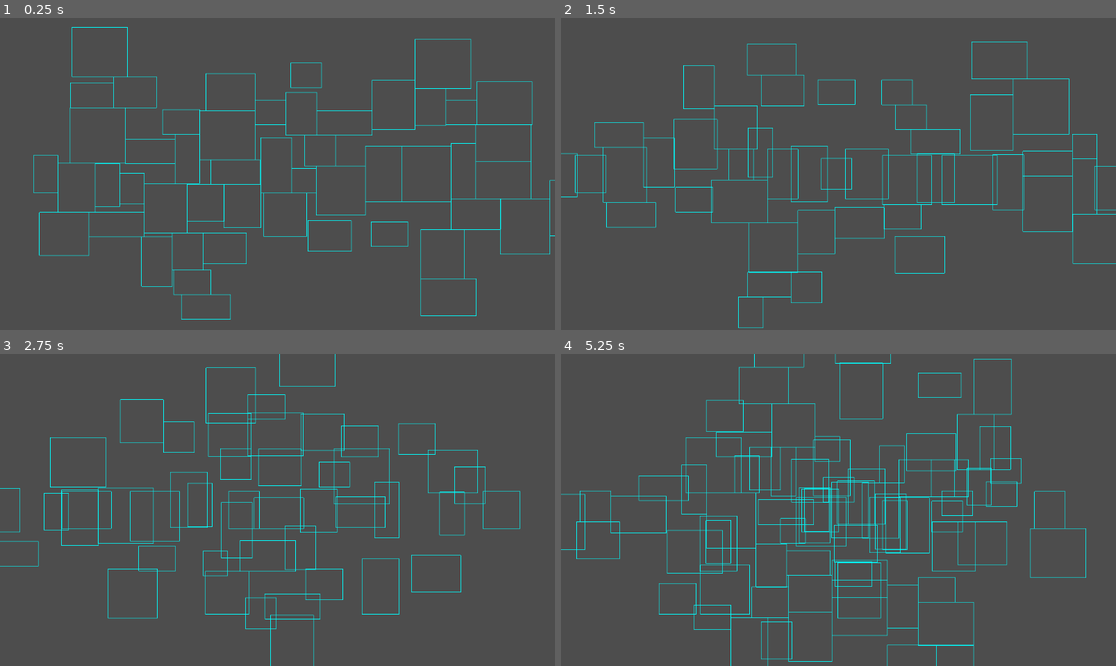
Above: before the commit, frames 1-4 (two rows, left to right).
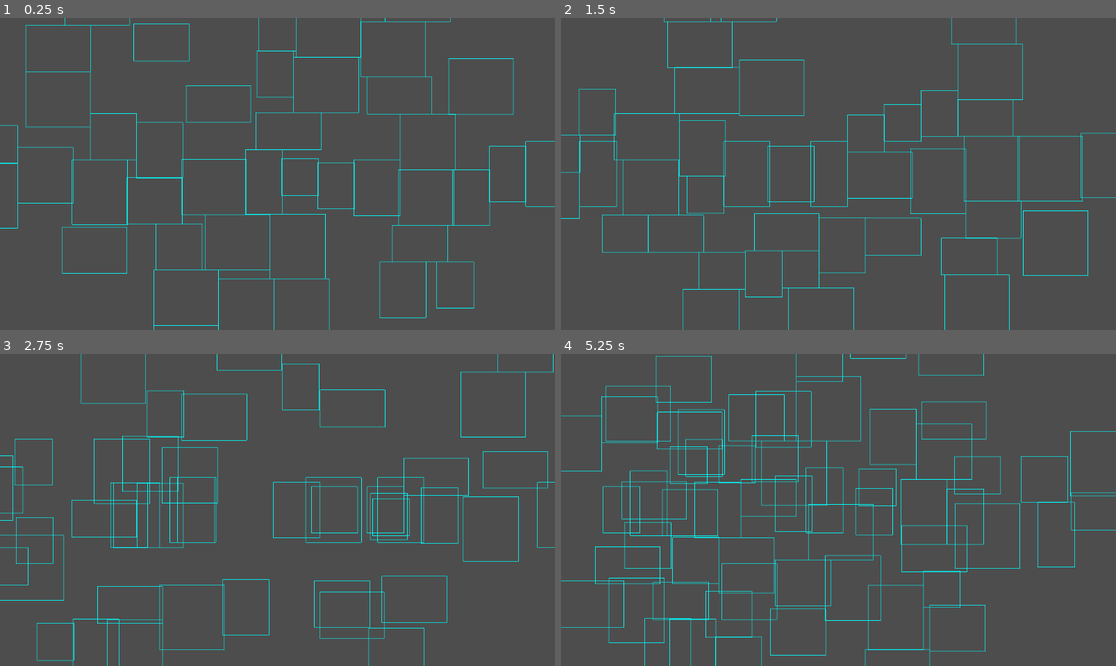
Above: after the commit, the same moments.

Repository: zamolnar/Spread-Game
Game: Godot game, scene res://scenesAndScripts/Dungeon.tscn
The game is run twice, just before and just after one commit, with the same random seed, the same clock (stepped at 60 frames per second) and the same inputs.
Inputs:
- Up to frame 1 (0.25 s): no input
- Up to frame 2 (1.5 s): hold Right (ui_right) 0.53-1.28 s; tap Space (ui_select) at 0.77 s; tap Enter at 1.25 s; hold Down (ui_down) from 1.28 s (still down)
- Up to frame 3 (2.75 s): tap Space (ui_select) at 1.52, 2 s; release Down (ui_down) at 2.03 s; hold Right (ui_right) from 2.03 s (still down)
- Up to frame 4 (5.25 s): release Right (ui_right) at 2.78 s; hold Up (ui_up) 2.78-3.53 s; tap Space (ui_select) at 3.02, 3.77, 4.25, 4.52 s; tap Enter at 3.5 s; hold Left (ui_left) 3.53-5.03 s; hold Down (ui_down) from 5.03 s (still down)

The runs differ from the first frame. In frame 1, 6.0% of the frame differs, in the area x 0-100%, y 0-100%; in frame 2, 5.4%; in frame 3, 6.7%; in frame 4, 9.5%.
Error in both runs: Invalid type in function 'add_point' in base 'AStar2D'. Cannot convert argument 2 from Nil to Vector2. (res://scenesAndScripts/Dungeon.gd:120)

Commit message:
implemented spawn... poorly
Player character can spawn on command, but he moves all stupid and cant spawn IN the map only out of the map

rooms have collision mechanics because of algo, need to have character and tilemap collision on different collision level than generation algo

also need to rig up tile map collisions

Diff:
--- a/scenesAndScripts/Dungeon.gd
+++ b/scenesAndScripts/Dungeon.gd
@@ -13,8 +13,8 @@
 var tile_size = 32		#size of tiles from tilemap
 var num_rooms = 50		#number rooms for initial generate (gets cut down later)
 var min_size = 4		#smallest possible length for width/height
-var max_size = 10		#largest possible length for width/height
-var horizontalSpread = 400		#biases horizontal generation over vertical
+var max_size = 8		#largest possible length for width/height
+var horizontalSpread = 300		#biases horizontal generation over vertical
 var theEarthquake = 0.5		#randomly destroys this percent of the rooms (providing better spread)
 
 #playMode variables
--- a/scenesAndScripts/Dungeon.tscn
+++ b/scenesAndScripts/Dungeon.tscn
@@ -6,441 +6,151 @@
 [sub_resource type="TileSetAtlasSource" id="TileSetAtlasSource_3ql7h"]
 texture = ExtResource("2_1rrfo")
 0:0/0 = 0
-0:0/0/physics_layer_0/linear_velocity = Vector2(0, 0)
-0:0/0/physics_layer_0/angular_velocity = 0.0
 1:0/0 = 0
-1:0/0/physics_layer_0/linear_velocity = Vector2(0, 0)
-1:0/0/physics_layer_0/angular_velocity = 0.0
 2:0/0 = 0
-2:0/0/physics_layer_0/linear_velocity = Vector2(0, 0)
-2:0/0/physics_layer_0/angular_velocity = 0.0
 3:0/0 = 0
-3:0/0/physics_layer_0/linear_velocity = Vector2(0, 0)
-3:0/0/physics_layer_0/angular_velocity = 0.0
 4:0/0 = 0
-4:0/0/physics_layer_0/linear_velocity = Vector2(0, 0)
-4:0/0/physics_layer_0/angular_velocity = 0.0
 6:0/0 = 0
-6:0/0/physics_layer_0/linear_velocity = Vector2(0, 0)
-6:0/0/physics_layer_0/angular_velocity = 0.0
 7:0/0 = 0
-7:0/0/physics_layer_0/linear_velocity = Vector2(0, 0)
-7:0/0/physics_layer_0/angular_velocity = 0.0
 8:0/0 = 0
-8:0/0/physics_layer_0/linear_velocity = Vector2(0, 0)
-8:0/0/physics_layer_0/angular_velocity = 0.0
 9:0/0 = 0
-9:0/0/physics_layer_0/linear_velocity = Vector2(0, 0)
-9:0/0/physics_layer_0/angular_velocity = 0.0
 10:0/0 = 0
-10:0/0/physics_layer_0/linear_velocity = Vector2(0, 0)
-10:0/0/physics_layer_0/angular_velocity = 0.0
 12:0/0 = 0
-12:0/0/physics_layer_0/linear_velocity = Vector2(0, 0)
-12:0/0/physics_layer_0/angular_velocity = 0.0
 13:0/0 = 0
-13:0/0/physics_layer_0/linear_velocity = Vector2(0, 0)
-13:0/0/physics_layer_0/angular_velocity = 0.0
 14:0/0 = 0
-14:0/0/physics_layer_0/linear_velocity = Vector2(0, 0)
-14:0/0/physics_layer_0/angular_velocity = 0.0
 15:0/0 = 0
-15:0/0/physics_layer_0/linear_velocity = Vector2(0, 0)
-15:0/0/physics_layer_0/angular_velocity = 0.0
 17:0/0 = 0
-17:0/0/physics_layer_0/linear_velocity = Vector2(0, 0)
-17:0/0/physics_layer_0/angular_velocity = 0.0
 18:0/0 = 0
-18:0/0/physics_layer_0/linear_velocity = Vector2(0, 0)
-18:0/0/physics_layer_0/angular_velocity = 0.0
 19:0/0 = 0
-19:0/0/physics_layer_0/linear_velocity = Vector2(0, 0)
-19:0/0/physics_layer_0/angular_velocity = 0.0
 0:1/0 = 0
-0:1/0/physics_layer_0/linear_velocity = Vector2(0, 0)
-0:1/0/physics_layer_0/angular_velocity = 0.0
 1:1/0 = 0
-1:1/0/physics_layer_0/linear_velocity = Vector2(0, 0)
-1:1/0/physics_layer_0/angular_velocity = 0.0
-1:1/0/physics_layer_0/polygon_0/points = PackedVector2Array(-8, -8, 8, -8, 8, 8, -8, 8)
 2:1/0 = 0
-2:1/0/physics_layer_0/linear_velocity = Vector2(0, 0)
-2:1/0/physics_layer_0/angular_velocity = 0.0
 3:1/0 = 0
-3:1/0/physics_layer_0/linear_velocity = Vector2(0, 0)
-3:1/0/physics_layer_0/angular_velocity = 0.0
 4:1/0 = 0
-4:1/0/physics_layer_0/linear_velocity = Vector2(0, 0)
-4:1/0/physics_layer_0/angular_velocity = 0.0
 6:1/0 = 0
-6:1/0/physics_layer_0/linear_velocity = Vector2(0, 0)
-6:1/0/physics_layer_0/angular_velocity = 0.0
 7:1/0 = 0
-7:1/0/physics_layer_0/linear_velocity = Vector2(0, 0)
-7:1/0/physics_layer_0/angular_velocity = 0.0
 8:1/0 = 0
-8:1/0/physics_layer_0/linear_velocity = Vector2(0, 0)
-8:1/0/physics_layer_0/angular_velocity = 0.0
 9:1/0 = 0
-9:1/0/physics_layer_0/linear_velocity = Vector2(0, 0)
-9:1/0/physics_layer_0/angular_velocity = 0.0
 10:1/0 = 0
-10:1/0/physics_layer_0/linear_velocity = Vector2(0, 0)
-10:1/0/physics_layer_0/angular_velocity = 0.0
 12:1/0 = 0
-12:1/0/physics_layer_0/linear_velocity = Vector2(0, 0)
-12:1/0/physics_layer_0/angular_velocity = 0.0
 13:1/0 = 0
-13:1/0/physics_layer_0/linear_velocity = Vector2(0, 0)
-13:1/0/physics_layer_0/angular_velocity = 0.0
 14:1/0 = 0
-14:1/0/physics_layer_0/linear_velocity = Vector2(0, 0)
-14:1/0/physics_layer_0/angular_velocity = 0.0
 15:1/0 = 0
-15:1/0/physics_layer_0/linear_velocity = Vector2(0, 0)
-15:1/0/physics_layer_0/angular_velocity = 0.0
 17:1/0 = 0
-17:1/0/physics_layer_0/linear_velocity = Vector2(0, 0)
-17:1/0/physics_layer_0/angular_velocity = 0.0
 18:1/0 = 0
-18:1/0/physics_layer_0/linear_velocity = Vector2(0, 0)
-18:1/0/physics_layer_0/angular_velocity = 0.0
 19:1/0 = 0
-19:1/0/physics_layer_0/linear_velocity = Vector2(0, 0)
-19:1/0/physics_layer_0/angular_velocity = 0.0
 0:2/0 = 0
-0:2/0/physics_layer_0/linear_velocity = Vector2(0, 0)
-0:2/0/physics_layer_0/angular_velocity = 0.0
 1:2/0 = 0
-1:2/0/physics_layer_0/linear_velocity = Vector2(0, 0)
-1:2/0/physics_layer_0/angular_velocity = 0.0
 2:2/0 = 0
-2:2/0/physics_layer_0/linear_velocity = Vector2(0, 0)
-2:2/0/physics_layer_0/angular_velocity = 0.0
 6:2/0 = 0
-6:2/0/physics_layer_0/linear_velocity = Vector2(0, 0)
-6:2/0/physics_layer_0/angular_velocity = 0.0
 7:2/0 = 0
-7:2/0/physics_layer_0/linear_velocity = Vector2(0, 0)
-7:2/0/physics_layer_0/angular_velocity = 0.0
 8:2/0 = 0
-8:2/0/physics_layer_0/linear_velocity = Vector2(0, 0)
-8:2/0/physics_layer_0/angular_velocity = 0.0
 13:2/0 = 0
-13:2/0/physics_layer_0/linear_velocity = Vector2(0, 0)
-13:2/0/physics_layer_0/angular_velocity = 0.0
 14:2/0 = 0
-14:2/0/physics_layer_0/linear_velocity = Vector2(0, 0)
-14:2/0/physics_layer_0/angular_velocity = 0.0
 15:2/0 = 0
-15:2/0/physics_layer_0/linear_velocity = Vector2(0, 0)
-15:2/0/physics_layer_0/angular_velocity = 0.0
 17:2/0 = 0
-17:2/0/physics_layer_0/linear_velocity = Vector2(0, 0)
-17:2/0/physics_layer_0/angular_velocity = 0.0
 18:2/0 = 0
-18:2/0/physics_layer_0/linear_velocity = Vector2(0, 0)
-18:2/0/physics_layer_0/angular_velocity = 0.0
 19:2/0 = 0
-19:2/0/physics_layer_0/linear_velocity = Vector2(0, 0)
-19:2/0/physics_layer_0/angular_velocity = 0.0
 0:4/0 = 0
-0:4/0/physics_layer_0/linear_velocity = Vector2(0, 0)
-0:4/0/physics_layer_0/angular_velocity = 0.0
 1:4/0 = 0
-1:4/0/physics_layer_0/linear_velocity = Vector2(0, 0)
-1:4/0/physics_layer_0/angular_velocity = 0.0
 2:4/0 = 0
-2:4/0/physics_layer_0/linear_velocity = Vector2(0, 0)
-2:4/0/physics_layer_0/angular_velocity = 0.0
 3:4/0 = 0
-3:4/0/physics_layer_0/linear_velocity = Vector2(0, 0)
-3:4/0/physics_layer_0/angular_velocity = 0.0
 4:4/0 = 0
-4:4/0/physics_layer_0/linear_velocity = Vector2(0, 0)
-4:4/0/physics_layer_0/angular_velocity = 0.0
 6:4/0 = 0
-6:4/0/physics_layer_0/linear_velocity = Vector2(0, 0)
-6:4/0/physics_layer_0/angular_velocity = 0.0
 7:4/0 = 0
-7:4/0/physics_layer_0/linear_velocity = Vector2(0, 0)
-7:4/0/physics_layer_0/angular_velocity = 0.0
 8:4/0 = 0
-8:4/0/physics_layer_0/linear_velocity = Vector2(0, 0)
-8:4/0/physics_layer_0/angular_velocity = 0.0
 9:4/0 = 0
-9:4/0/physics_layer_0/linear_velocity = Vector2(0, 0)
-9:4/0/physics_layer_0/angular_velocity = 0.0
 10:4/0 = 0
-10:4/0/physics_layer_0/linear_velocity = Vector2(0, 0)
-10:4/0/physics_layer_0/angular_velocity = 0.0
 12:4/0 = 0
-12:4/0/physics_layer_0/linear_velocity = Vector2(0, 0)
-12:4/0/physics_layer_0/angular_velocity = 0.0
 13:4/0 = 0
-13:4/0/physics_layer_0/linear_velocity = Vector2(0, 0)
-13:4/0/physics_layer_0/angular_velocity = 0.0
 14:4/0 = 0
-14:4/0/physics_layer_0/linear_velocity = Vector2(0, 0)
-14:4/0/physics_layer_0/angular_velocity = 0.0
 15:4/0 = 0
-15:4/0/physics_layer_0/linear_velocity = Vector2(0, 0)
-15:4/0/physics_layer_0/angular_velocity = 0.0
 17:4/0 = 0
-17:4/0/physics_layer_0/linear_velocity = Vector2(0, 0)
-17:4/0/physics_layer_0/angular_velocity = 0.0
 18:4/0 = 0
-18:4/0/physics_layer_0/linear_velocity = Vector2(0, 0)
-18:4/0/physics_layer_0/angular_velocity = 0.0
 19:4/0 = 0
-19:4/0/physics_layer_0/linear_velocity = Vector2(0, 0)
-19:4/0/physics_layer_0/angular_velocity = 0.0
 20:4/0 = 0
-20:4/0/physics_layer_0/linear_velocity = Vector2(0, 0)
-20:4/0/physics_layer_0/angular_velocity = 0.0
 21:4/0 = 0
-21:4/0/physics_layer_0/linear_velocity = Vector2(0, 0)
-21:4/0/physics_layer_0/angular_velocity = 0.0
 0:5/0 = 0
-0:5/0/physics_layer_0/linear_velocity = Vector2(0, 0)
-0:5/0/physics_layer_0/angular_velocity = 0.0
 1:5/0 = 0
-1:5/0/physics_layer_0/linear_velocity = Vector2(0, 0)
-1:5/0/physics_layer_0/angular_velocity = 0.0
 2:5/0 = 0
-2:5/0/physics_layer_0/linear_velocity = Vector2(0, 0)
-2:5/0/physics_layer_0/angular_velocity = 0.0
 3:5/0 = 0
-3:5/0/physics_layer_0/linear_velocity = Vector2(0, 0)
-3:5/0/physics_layer_0/angular_velocity = 0.0
 4:5/0 = 0
-4:5/0/physics_layer_0/linear_velocity = Vector2(0, 0)
-4:5/0/physics_layer_0/angular_velocity = 0.0
 6:5/0 = 0
-6:5/0/physics_layer_0/linear_velocity = Vector2(0, 0)
-6:5/0/physics_layer_0/angular_velocity = 0.0
 7:5/0 = 0
-7:5/0/physics_layer_0/linear_velocity = Vector2(0, 0)
-7:5/0/physics_layer_0/angular_velocity = 0.0
 8:5/0 = 0
-8:5/0/physics_layer_0/linear_velocity = Vector2(0, 0)
-8:5/0/physics_layer_0/angular_velocity = 0.0
 9:5/0 = 0
-9:5/0/physics_layer_0/linear_velocity = Vector2(0, 0)
-9:5/0/physics_layer_0/angular_velocity = 0.0
 10:5/0 = 0
-10:5/0/physics_layer_0/linear_velocity = Vector2(0, 0)
-10:5/0/physics_layer_0/angular_velocity = 0.0
 12:5/0 = 0
-12:5/0/physics_layer_0/linear_velocity = Vector2(0, 0)
-12:5/0/physics_layer_0/angular_velocity = 0.0
 13:5/0 = 0
-13:5/0/physics_layer_0/linear_velocity = Vector2(0, 0)
-13:5/0/physics_layer_0/angular_velocity = 0.0
 14:5/0 = 0
-14:5/0/physics_layer_0/linear_velocity = Vector2(0, 0)
-14:5/0/physics_layer_0/angular_velocity = 0.0
 15:5/0 = 0
-15:5/0/physics_layer_0/linear_velocity = Vector2(0, 0)
-15:5/0/physics_layer_0/angular_velocity = 0.0
 17:5/0 = 0
-17:5/0/physics_layer_0/linear_velocity = Vector2(0, 0)
-17:5/0/physics_layer_0/angular_velocity = 0.0
 18:5/0 = 0
-18:5/0/physics_layer_0/linear_velocity = Vector2(0, 0)
-18:5/0/physics_layer_0/angular_velocity = 0.0
 19:5/0 = 0
-19:5/0/physics_layer_0/linear_velocity = Vector2(0, 0)
-19:5/0/physics_layer_0/angular_velocity = 0.0
 20:5/0 = 0
-20:5/0/physics_layer_0/linear_velocity = Vector2(0, 0)
-20:5/0/physics_layer_0/angular_velocity = 0.0
 21:5/0 = 0
-21:5/0/physics_layer_0/linear_velocity = Vector2(0, 0)
-21:5/0/physics_layer_0/angular_velocity = 0.0
 0:6/0 = 0
-0:6/0/physics_layer_0/linear_velocity = Vector2(0, 0)
-0:6/0/physics_layer_0/angular_velocity = 0.0
 1:6/0 = 0
-1:6/0/physics_layer_0/linear_velocity = Vector2(0, 0)
-1:6/0/physics_layer_0/angular_velocity = 0.0
 2:6/0 = 0
-2:6/0/physics_layer_0/linear_velocity = Vector2(0, 0)
-2:6/0/physics_layer_0/angular_velocity = 0.0
 6:6/0 = 0
-6:6/0/physics_layer_0/linear_velocity = Vector2(0, 0)
-6:6/0/physics_layer_0/angular_velocity = 0.0
 7:6/0 = 0
-7:6/0/physics_layer_0/linear_velocity = Vector2(0, 0)
-7:6/0/physics_layer_0/angular_velocity = 0.0
 8:6/0 = 0
-8:6/0/physics_layer_0/linear_velocity = Vector2(0, 0)
-8:6/0/physics_layer_0/angular_velocity = 0.0
 13:6/0 = 0
-13:6/0/physics_layer_0/linear_velocity = Vector2(0, 0)
-13:6/0/physics_layer_0/angular_velocity = 0.0
 14:6/0 = 0
-14:6/0/physics_layer_0/linear_velocity = Vector2(0, 0)
-14:6/0/physics_layer_0/angular_velocity = 0.0
 15:6/0 = 0
-15:6/0/physics_layer_0/linear_velocity = Vector2(0, 0)
-15:6/0/physics_layer_0/angular_velocity = 0.0
 17:6/0 = 0
-17:6/0/physics_layer_0/linear_velocity = Vector2(0, 0)
-17:6/0/physics_layer_0/angular_velocity = 0.0
 18:6/0 = 0
-18:6/0/physics_layer_0/linear_velocity = Vector2(0, 0)
-18:6/0/physics_layer_0/angular_velocity = 0.0
 19:6/0 = 0
-19:6/0/physics_layer_0/linear_velocity = Vector2(0, 0)
-19:6/0/physics_layer_0/angular_velocity = 0.0
 0:8/0 = 0
-0:8/0/physics_layer_0/linear_velocity = Vector2(0, 0)
-0:8/0/physics_layer_0/angular_velocity = 0.0
 1:8/0 = 0
-1:8/0/physics_layer_0/linear_velocity = Vector2(0, 0)
-1:8/0/physics_layer_0/angular_velocity = 0.0
 2:8/0 = 0
-2:8/0/physics_layer_0/linear_velocity = Vector2(0, 0)
-2:8/0/physics_layer_0/angular_velocity = 0.0
 3:8/0 = 0
-3:8/0/physics_layer_0/linear_velocity = Vector2(0, 0)
-3:8/0/physics_layer_0/angular_velocity = 0.0
 4:8/0 = 0
-4:8/0/physics_layer_0/linear_velocity = Vector2(0, 0)
-4:8/0/physics_layer_0/angular_velocity = 0.0
 6:8/0 = 0
-6:8/0/physics_layer_0/linear_velocity = Vector2(0, 0)
-6:8/0/physics_layer_0/angular_velocity = 0.0
 7:8/0 = 0
-7:8/0/physics_layer_0/linear_velocity = Vector2(0, 0)
-7:8/0/physics_layer_0/angular_velocity = 0.0
 8:8/0 = 0
-8:8/0/physics_layer_0/linear_velocity = Vector2(0, 0)
-8:8/0/physics_layer_0/angular_velocity = 0.0
 9:8/0 = 0
-9:8/0/physics_layer_0/linear_velocity = Vector2(0, 0)
-9:8/0/physics_layer_0/angular_velocity = 0.0
 10:8/0 = 0
-10:8/0/physics_layer_0/linear_velocity = Vector2(0, 0)
-10:8/0/physics_layer_0/angular_velocity = 0.0
 12:8/0 = 0
-12:8/0/physics_layer_0/linear_velocity = Vector2(0, 0)
-12:8/0/physics_layer_0/angular_velocity = 0.0
 13:8/0 = 0
-13:8/0/physics_layer_0/linear_velocity = Vector2(0, 0)
-13:8/0/physics_layer_0/angular_velocity = 0.0
 14:8/0 = 0
-14:8/0/physics_layer_0/linear_velocity = Vector2(0, 0)
-14:8/0/physics_layer_0/angular_velocity = 0.0
 15:8/0 = 0
-15:8/0/physics_layer_0/linear_velocity = Vector2(0, 0)
-15:8/0/physics_layer_0/angular_velocity = 0.0
 17:8/0 = 0
-17:8/0/physics_layer_0/linear_velocity = Vector2(0, 0)
-17:8/0/physics_layer_0/angular_velocity = 0.0
 18:8/0 = 0
-18:8/0/physics_layer_0/linear_velocity = Vector2(0, 0)
-18:8/0/physics_layer_0/angular_velocity = 0.0
 19:8/0 = 0
-19:8/0/physics_layer_0/linear_velocity = Vector2(0, 0)
-19:8/0/physics_layer_0/angular_velocity = 0.0
 20:8/0 = 0
-20:8/0/physics_layer_0/linear_velocity = Vector2(0, 0)
-20:8/0/physics_layer_0/angular_velocity = 0.0
 0:9/0 = 0
-0:9/0/physics_layer_0/linear_velocity = Vector2(0, 0)
-0:9/0/physics_layer_0/angular_velocity = 0.0
 1:9/0 = 0
-1:9/0/physics_layer_0/linear_velocity = Vector2(0, 0)
-1:9/0/physics_layer_0/angular_velocity = 0.0
 2:9/0 = 0
-2:9/0/physics_layer_0/linear_velocity = Vector2(0, 0)
-2:9/0/physics_layer_0/angular_velocity = 0.0
 3:9/0 = 0
-3:9/0/physics_layer_0/linear_velocity = Vector2(0, 0)
-3:9/0/physics_layer_0/angular_velocity = 0.0
 4:9/0 = 0
-4:9/0/physics_layer_0/linear_velocity = Vector2(0, 0)
-4:9/0/physics_layer_0/angular_velocity = 0.0
 6:9/0 = 0
-6:9/0/physics_layer_0/linear_velocity = Vector2(0, 0)
-6:9/0/physics_layer_0/angular_velocity = 0.0
 7:9/0 = 0
-7:9/0/physics_layer_0/linear_velocity = Vector2(0, 0)
-7:9/0/physics_layer_0/angular_velocity = 0.0
 8:9/0 = 0
-8:9/0/physics_layer_0/linear_velocity = Vector2(0, 0)
-8:9/0/physics_layer_0/angular_velocity = 0.0
 9:9/0 = 0
-9:9/0/physics_layer_0/linear_velocity = Vector2(0, 0)
-9:9/0/physics_layer_0/angular_velocity = 0.0
 10:9/0 = 0
-10:9/0/physics_layer_0/linear_velocity = Vector2(0, 0)
-10:9/0/physics_layer_0/angular_velocity = 0.0
 12:9/0 = 0
-12:9/0/physics_layer_0/linear_velocity = Vector2(0, 0)
-12:9/0/physics_layer_0/angular_velocity = 0.0
 13:9/0 = 0
-13:9/0/physics_layer_0/linear_velocity = Vector2(0, 0)
-13:9/0/physics_layer_0/angular_velocity = 0.0
 14:9/0 = 0
-14:9/0/physics_layer_0/linear_velocity = Vector2(0, 0)
-14:9/0/physics_layer_0/angular_velocity = 0.0
 15:9/0 = 0
-15:9/0/physics_layer_0/linear_velocity = Vector2(0, 0)
-15:9/0/physics_layer_0/angular_velocity = 0.0
 17:9/0 = 0
-17:9/0/physics_layer_0/linear_velocity = Vector2(0, 0)
-17:9/0/physics_layer_0/angular_velocity = 0.0
 18:9/0 = 0
-18:9/0/physics_layer_0/linear_velocity = Vector2(0, 0)
-18:9/0/physics_layer_0/angular_velocity = 0.0
 19:9/0 = 0
-19:9/0/physics_layer_0/linear_velocity = Vector2(0, 0)
-19:9/0/physics_layer_0/angular_velocity = 0.0
 20:9/0 = 0
-20:9/0/physics_layer_0/linear_velocity = Vector2(0, 0)
-20:9/0/physics_layer_0/angular_velocity = 0.0
 0:10/0 = 0
-0:10/0/physics_layer_0/linear_velocity = Vector2(0, 0)
-0:10/0/physics_layer_0/angular_velocity = 0.0
 1:10/0 = 0
-1:10/0/physics_layer_0/linear_velocity = Vector2(0, 0)
-1:10/0/physics_layer_0/angular_velocity = 0.0
 2:10/0 = 0
-2:10/0/physics_layer_0/linear_velocity = Vector2(0, 0)
-2:10/0/physics_layer_0/angular_velocity = 0.0
 6:10/0 = 0
-6:10/0/physics_layer_0/linear_velocity = Vector2(0, 0)
-6:10/0/physics_layer_0/angular_velocity = 0.0
 7:10/0 = 0
-7:10/0/physics_layer_0/linear_velocity = Vector2(0, 0)
-7:10/0/physics_layer_0/angular_velocity = 0.0
 8:10/0 = 0
-8:10/0/physics_layer_0/linear_velocity = Vector2(0, 0)
-8:10/0/physics_layer_0/angular_velocity = 0.0
 13:10/0 = 0
-13:10/0/physics_layer_0/linear_velocity = Vector2(0, 0)
-13:10/0/physics_layer_0/angular_velocity = 0.0
 14:10/0 = 0
-14:10/0/physics_layer_0/linear_velocity = Vector2(0, 0)
-14:10/0/physics_layer_0/angular_velocity = 0.0
 15:10/0 = 0
-15:10/0/physics_layer_0/linear_velocity = Vector2(0, 0)
-15:10/0/physics_layer_0/angular_velocity = 0.0
 18:10/0 = 0
-18:10/0/physics_layer_0/linear_velocity = Vector2(0, 0)
-18:10/0/physics_layer_0/angular_velocity = 0.0
 19:10/0 = 0
-19:10/0/physics_layer_0/linear_velocity = Vector2(0, 0)
-19:10/0/physics_layer_0/angular_velocity = 0.0
 20:10/0 = 0
-20:10/0/physics_layer_0/linear_velocity = Vector2(0, 0)
-20:10/0/physics_layer_0/angular_velocity = 0.0
 
 [sub_resource type="TileSet" id="TileSet_yrg8l"]
-physics_layer_0/collision_layer = 1
 sources/0 = SubResource("TileSetAtlasSource_3ql7h")
 
 [node name="dungeon" type="Node2D"]
@@ -449,7 +159,7 @@
 [node name="Rooms" type="Node" parent="."]
 
 [node name="Camera2D" type="Camera2D" parent="."]
-zoom = Vector2(0.2, 0.2)
+zoom = Vector2(0.3, 0.3)
 
 [node name="TileMap" type="TileMap" parent="."]
 show_behind_parent = true
--- a/scenesAndScripts/player.tscn
+++ b/scenesAndScripts/player.tscn
@@ -1,18 +1,103 @@
-[gd_scene load_steps=4 format=3 uid="uid://crq8a5tkl7o34"]
+[gd_scene load_steps=16 format=3 uid="uid://crq8a5tkl7o34"]
 
 [ext_resource type="Script" path="res://scenesAndScripts/player.gd" id="1_0bo8m"]
-[ext_resource type="Texture2D" uid="uid://db0evdrqg0stl" path="res://Assets/art/main_character-sheet.png" id="1_mplw8"]
+[ext_resource type="Texture2D" uid="uid://sbbvfbyk84lq" path="res://Assets/placeholderArt/Ninja Frog/Idle (32x32).png" id="2_qr873"]
+
+[sub_resource type="AtlasTexture" id="AtlasTexture_y38qu"]
+atlas = ExtResource("2_qr873")
+region = Rect2(0, 0, 32, 32)
+
+[sub_resource type="AtlasTexture" id="AtlasTexture_i01mu"]
+atlas = ExtResource("2_qr873")
+region = Rect2(32, 0, 32, 32)
+
+[sub_resource type="AtlasTexture" id="AtlasTexture_ghvvw"]
+atlas = ExtResource("2_qr873")
+region = Rect2(64, 0, 32, 32)
+
+[sub_resource type="AtlasTexture" id="AtlasTexture_i4sop"]
+atlas = ExtResource("2_qr873")
+region = Rect2(96, 0, 32, 32)
+
+[sub_resource type="AtlasTexture" id="AtlasTexture_lhs2b"]
+atlas = ExtResource("2_qr873")
+region = Rect2(128, 0, 32, 32)
+
+[sub_resource type="AtlasTexture" id="AtlasTexture_3j2k5"]
+atlas = ExtResource("2_qr873")
+region = Rect2(160, 0, 32, 32)
+
+[sub_resource type="AtlasTexture" id="AtlasTexture_v86l4"]
+atlas = ExtResource("2_qr873")
+region = Rect2(192, 0, 32, 32)
+
+[sub_resource type="AtlasTexture" id="AtlasTexture_anu8j"]
+atlas = ExtResource("2_qr873")
+region = Rect2(224, 0, 32, 32)
+
+[sub_resource type="AtlasTexture" id="AtlasTexture_d4dfb"]
+atlas = ExtResource("2_qr873")
+region = Rect2(256, 0, 32, 32)
+
+[sub_resource type="AtlasTexture" id="AtlasTexture_sybew"]
+atlas = ExtResource("2_qr873")
+region = Rect2(288, 0, 32, 32)
+
+[sub_resource type="AtlasTexture" id="AtlasTexture_hdgk3"]
+atlas = ExtResource("2_qr873")
+region = Rect2(320, 0, 32, 32)
+
+[sub_resource type="SpriteFrames" id="SpriteFrames_t3ej8"]
+animations = [{
+"frames": [{
+"duration": 1.0,
+"texture": SubResource("AtlasTexture_y38qu")
+}, {
+"duration": 1.0,
+"texture": SubResource("AtlasTexture_i01mu")
+}, {
+"duration": 1.0,
+"texture": SubResource("AtlasTexture_ghvvw")
+}, {
+"duration": 1.0,
+"texture": SubResource("AtlasTexture_i4sop")
+}, {
+"duration": 1.0,
+"texture": SubResource("AtlasTexture_lhs2b")
+}, {
+"duration": 1.0,
+"texture": SubResource("AtlasTexture_3j2k5")
+}, {
+"duration": 1.0,
+"texture": SubResource("AtlasTexture_v86l4")
+}, {
+"duration": 1.0,
+"texture": SubResource("AtlasTexture_anu8j")
+}, {
+"duration": 1.0,
+"texture": SubResource("AtlasTexture_d4dfb")
+}, {
+"duration": 1.0,
+"texture": SubResource("AtlasTexture_sybew")
+}, {
+"duration": 1.0,
+"texture": SubResource("AtlasTexture_hdgk3")
+}],
+"loop": true,
+"name": &"default",
+"speed": 5.0
+}]
 
 [sub_resource type="RectangleShape2D" id="RectangleShape2D_n6k4h"]
-size = Vector2(40, 12)
+size = Vector2(25, 25)
 
 [node name="Player" type="CharacterBody2D"]
 script = ExtResource("1_0bo8m")
 
-[node name="Sprite2D" type="Sprite2D" parent="."]
-position = Vector2(61, 18)
-texture = ExtResource("1_mplw8")
+[node name="Sprite2D" type="AnimatedSprite2D" parent="."]
+position = Vector2(25, 20)
+sprite_frames = SubResource("SpriteFrames_t3ej8")
 
 [node name="CollisionShape2D" type="CollisionShape2D" parent="."]
-position = Vector2(57, 16)
+position = Vector2(24.5, 23.5)
 shape = SubResource("RectangleShape2D_n6k4h")
Not shown, added: Assets/placeholderArt/Ninja Frog/Double Jump (32x32).png.import
Not shown, added: Assets/placeholderArt/Ninja Frog/Fall (32x32).png.import
Not shown, added: Assets/placeholderArt/Ninja Frog/Hit (32x32).png.import
Not shown, added: Assets/placeholderArt/Ninja Frog/Idle (32x32).png.import
Not shown, added: Assets/placeholderArt/Ninja Frog/Jump (32x32).png.import
Not shown, added: Assets/placeholderArt/Ninja Frog/Run (32x32).png.import
Not shown, added: Assets/placeholderArt/Ninja Frog/Wall Jump (32x32).png.import
